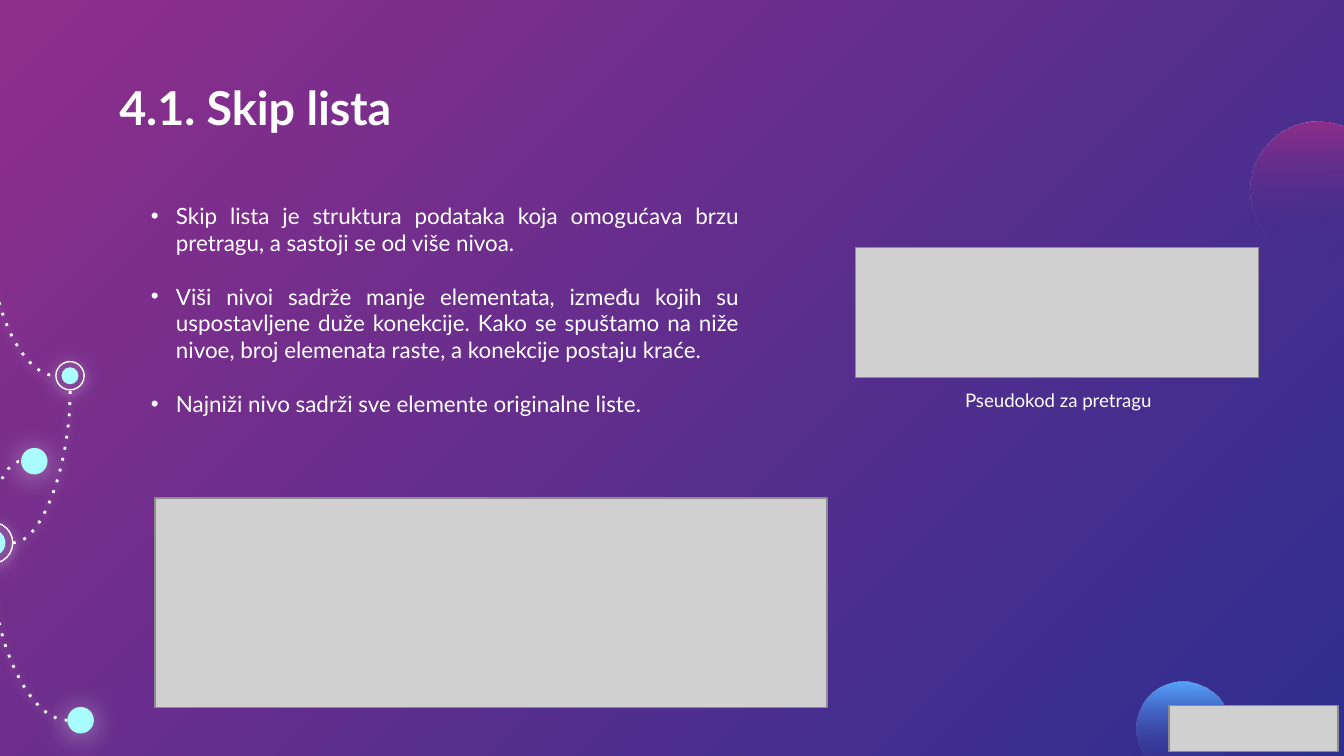
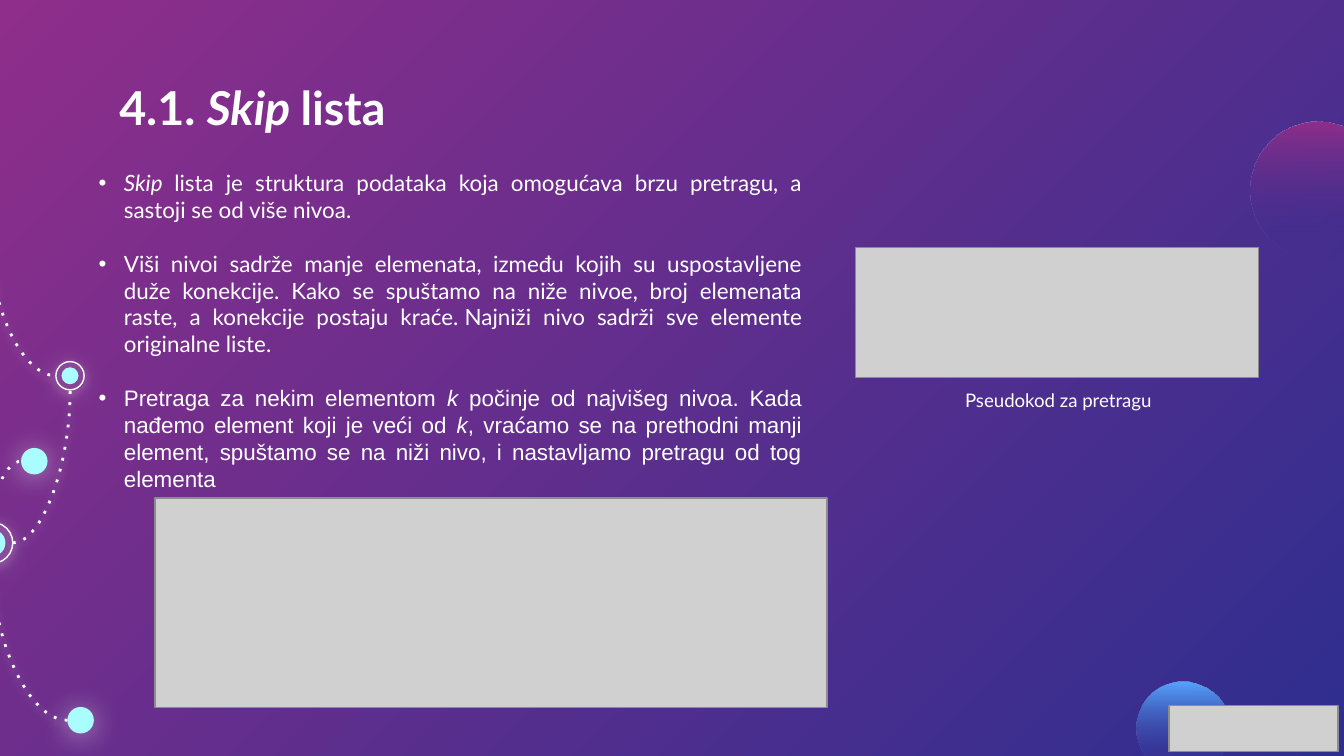
Before and after one commit to DavorJordacevic/MATHVERSE_Finbet_AI, a slide deck: slide 10 of Grafovi za Prepoznavanje i Pretragu Sličnih Entiteta.pptx. Drawn at 1344x756 pixels with LibreOffice and Linux fonts; fonts in the diff are those of the drawing; grey boxes stand for pictures. Boxes give left, top, right and bottom in pixels: in the first picture for what was removed or moved away, otherwise in the second. Text is boxed around its words. In the diff, an @@ line names an element or a change of style, - is before the commit and + after.

Commit message:
Presentation fixes

```diff
--- a/Grafovi za Prepoznavanje i Pretragu Sličnih Entiteta.pptx
+++ b/Grafovi za Prepoznavanje i Pretragu Sličnih Entiteta.pptx
@@ title "4.1. Skip lista" at (x1=119, y1=90, x2=386, y2=133): italic on in "Skip" @@
@@ text "Skip lista je struktura podataka ..." moved from (x1=176, y1=207, x2=739, y2=416) to (x1=124, y1=174, x2=802, y2=487) @@
@@ text at (x1=124, y1=174, x2=801, y2=222): italic on in "Skip" @@
@@ text at (x1=124, y1=255, x2=802, y2=487): text changed @@
-• Viši nivoi sadrže manje elementata, između kojih su uspostavljene duže konekcije. Kako se spuštamo na niže nivoe, broj elemenata raste, a konekcije postaju kraće.
-• Najniži nivo sadrži sve elemente originalne liste.
+• Viši nivoi sadrže manje elemenata, između kojih su uspostavljene duže konekcije. Kako se spuštamo na niže nivoe, broj elemenata raste, a konekcije postaju kraće. Najniži nivo sadrži sve elemente originalne liste.
+• Pretraga za nekim elementom k počinje od najvišeg nivoa. Kada nađemo element koji je veći od k, vraćamo se na prethodni manji element, spuštamo se na niži nivo, i nastavljamo pretragu od tog elementa
```
Also in this commit, not shown: 12 other slides changed.
